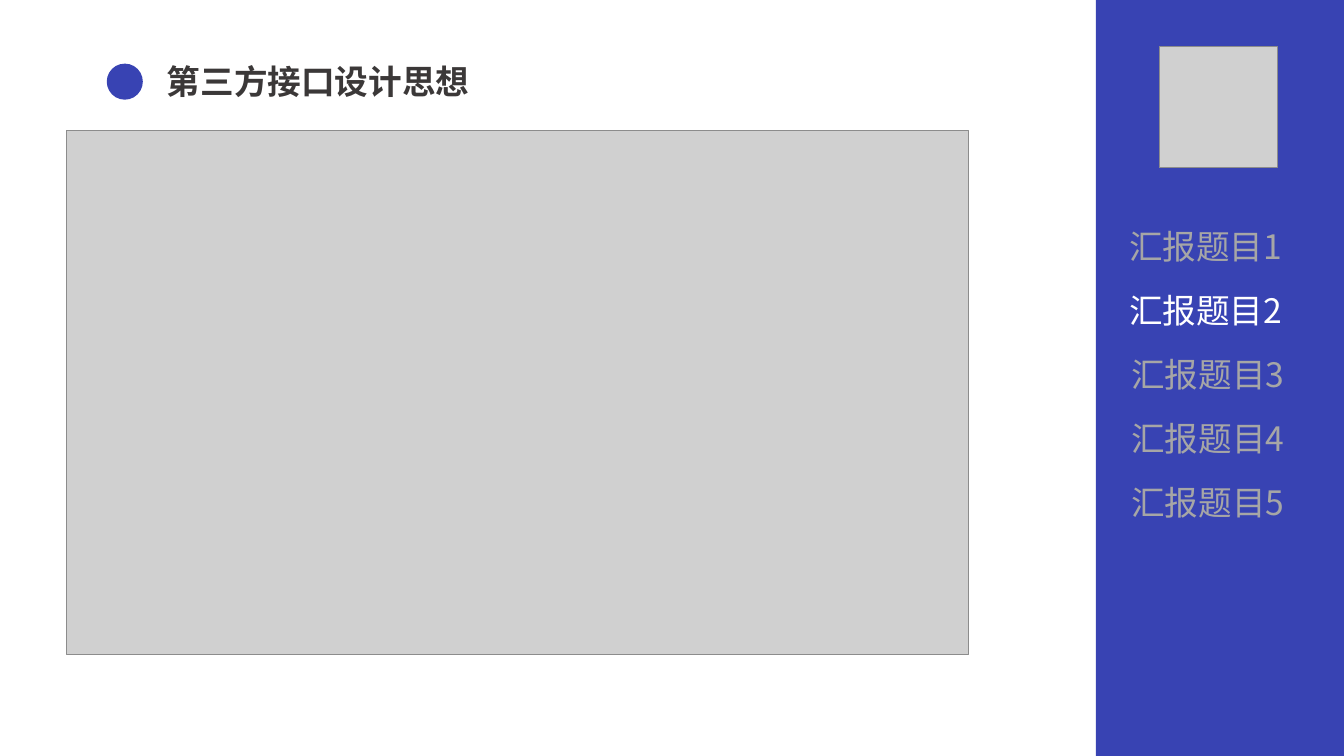
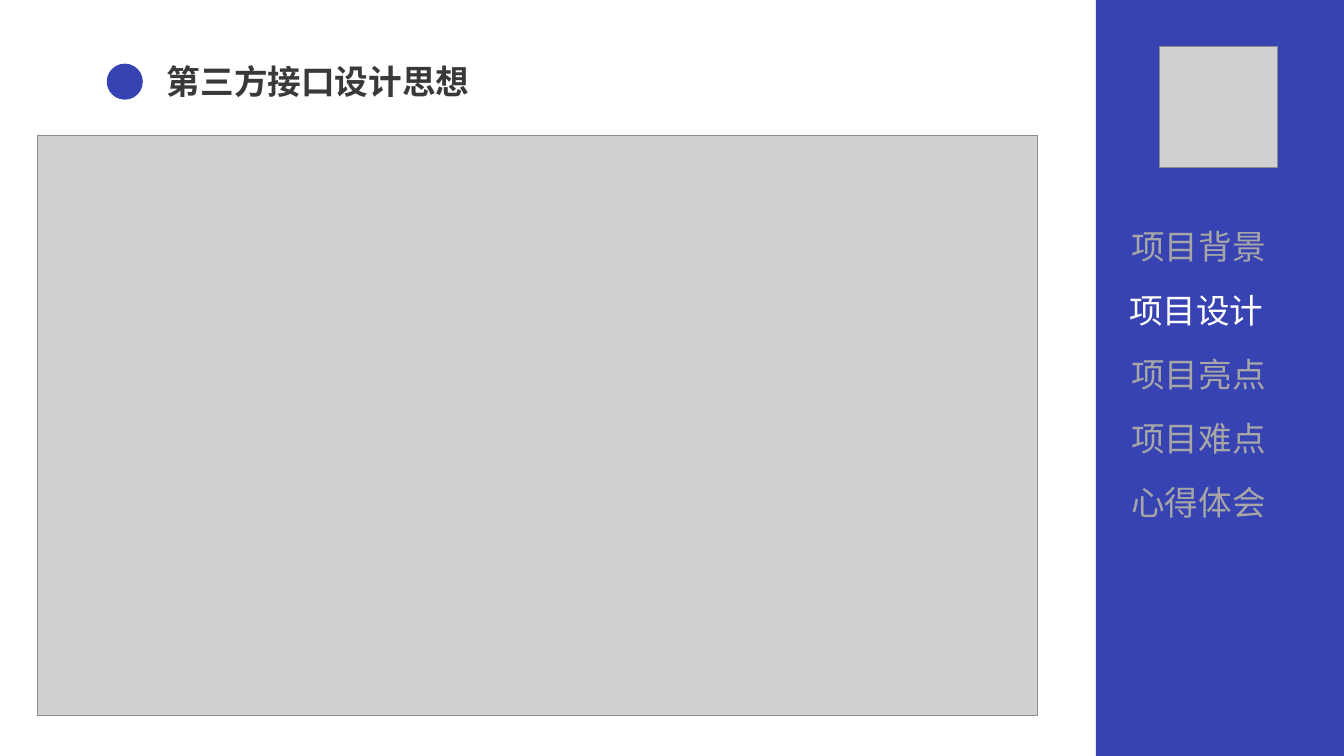
Before and after one commit to fgksking/some-codings, a slide deck: slide 9 of ppt/QG答辩.pptx (slide 10 before the commit). Drawn at 1344x756 pixels with LibreOffice and Linux fonts; fonts in the diff are those of the drawing; grey boxes stand for pictures. Boxes give left, top, right and bottom in pixels: in the first picture for what was removed or moved away, otherwise in the second. Text is boxed around its words. In the diff, an @@ line names an element or a change of style, - is before the commit and + after.

```diff
--- a/ppt/QG答辩.pptx
+++ b/ppt/QG答辩.pptx
@@ picture: place and size @@
-picture at (67, 130, 969, 654)
+picture at (37, 135, 1037, 716)
@@ text at (1131, 231, 1265, 262): text changed @@
-汇报题目1
+项目背景
@@ text at (1129, 295, 1263, 326): text changed @@
-汇报题目2
+项目设计
@@ text at (1131, 359, 1265, 390): text changed @@
-汇报题目3
+项目亮点
@@ text at (1131, 423, 1265, 454): text changed @@
-汇报题目4
+项目难点
@@ text at (1131, 487, 1265, 518): text changed @@
-汇报题目5
+心得体会
```
Also in this commit, not shown: 10 other slides changed, 4 slides added, 1 slide removed, 4 other files.
